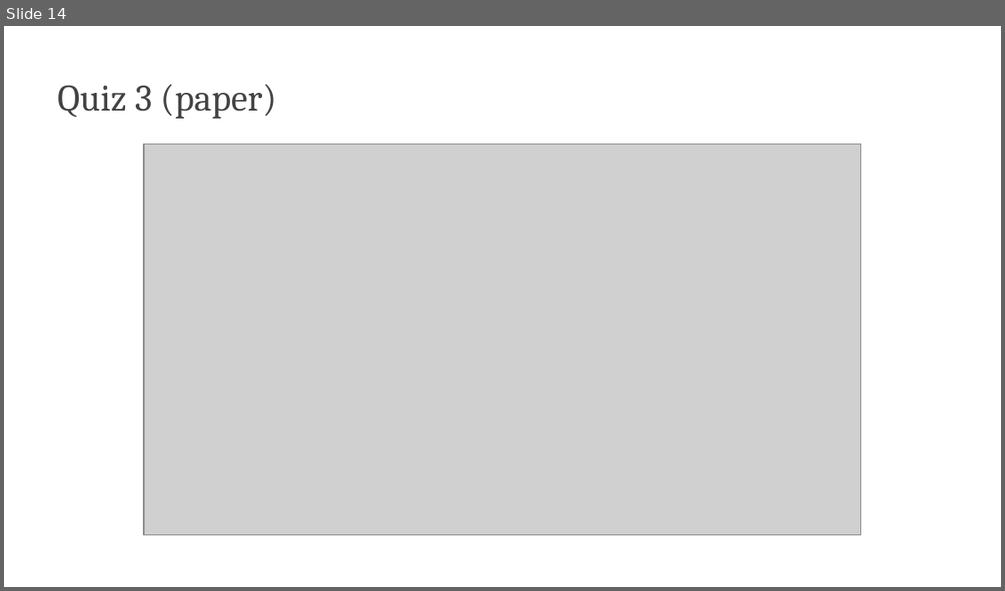
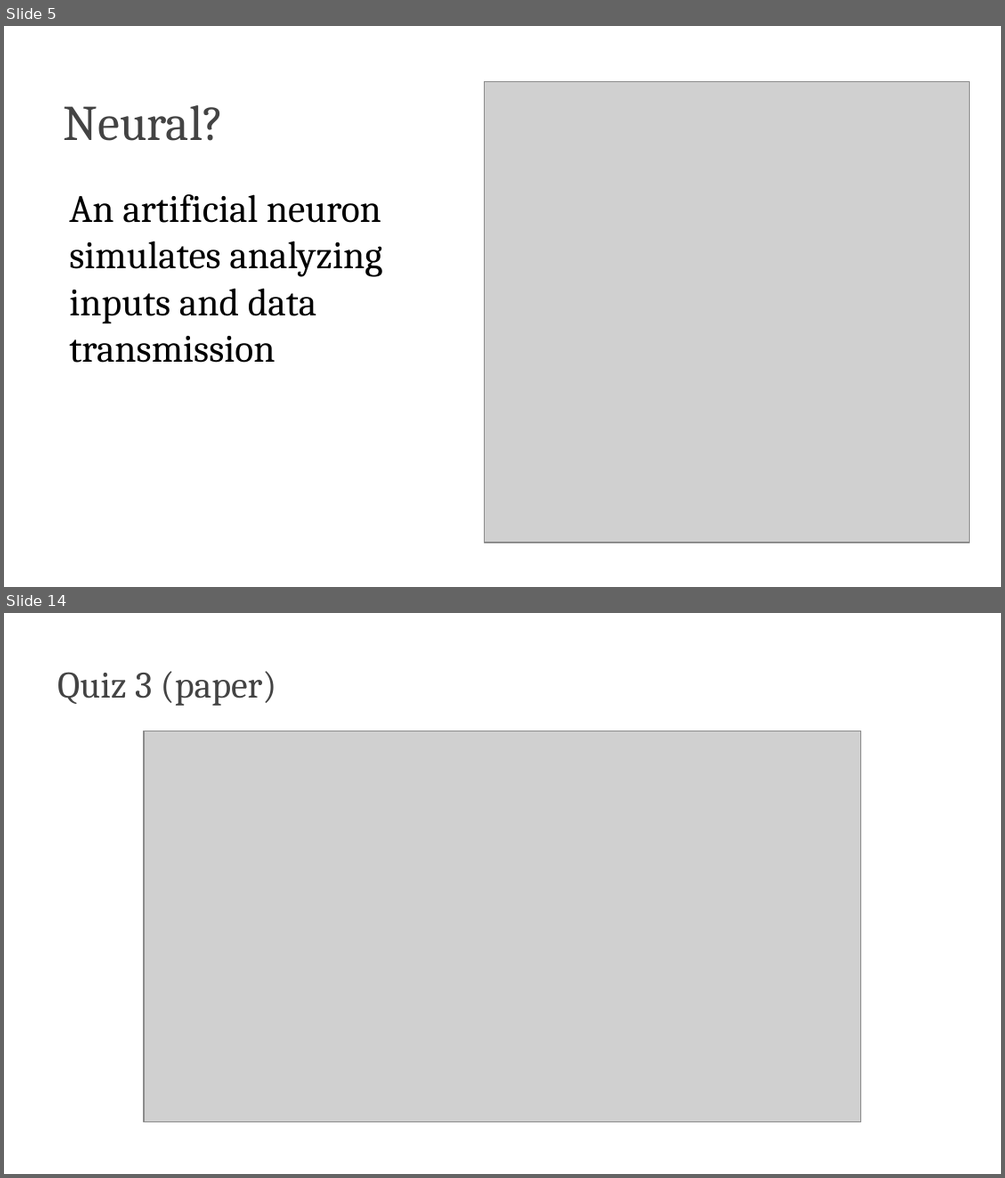
Before and after one commit to edavalosanaya/CSCI3495_NLP_LLMs_Student, a slide deck: weeks/week-05/class-02/lecture/slides.pptx. Shown one above the other, each under a label of ours: slide 14 before the commit, slides 5 and 14 after it; the slides between them are not shown. The pictures are 1005x591 and 1005x1178 pixels, drawn with LibreOffice and Linux fonts; fonts in the diff are those of the drawing; grey boxes stand for pictures; background and template pictures are left out. Boxes give left, top, right and bottom in pixels: in the first picture for what was removed or moved away, otherwise in the second. Text is boxed around its words. In the diff, an @@ line names an element or a change of style, - is before the commit and + after.

Commit message:
Publish course materials (b2f6c4dc)
Generated by scripts/publish_student.py from the source repository at b2f6c4dc: "W5C2: seq2seq LSTM translator on real Tatoeba data"

```diff
--- a/weeks/week-05/class-02/lecture/slides.pptx
+++ b/weeks/week-05/class-02/lecture/slides.pptx
@@ slide 5 added at [4,26,1001,587], background #FFFFFF @@
@@ title added at [64,105,224,141], 36 pt, text #434343 @@
+Neural?
@@ picture added at [485,82,969,542] @@
@@ text added at [69,194,382,362], 28 pt, text #000000 @@
+An artificial neuron simulates analyzing inputs and data transmission
```
Also in this commit, not shown: 1 slide changed, 12 other slides added, 14 slides removed, 35 other files.
